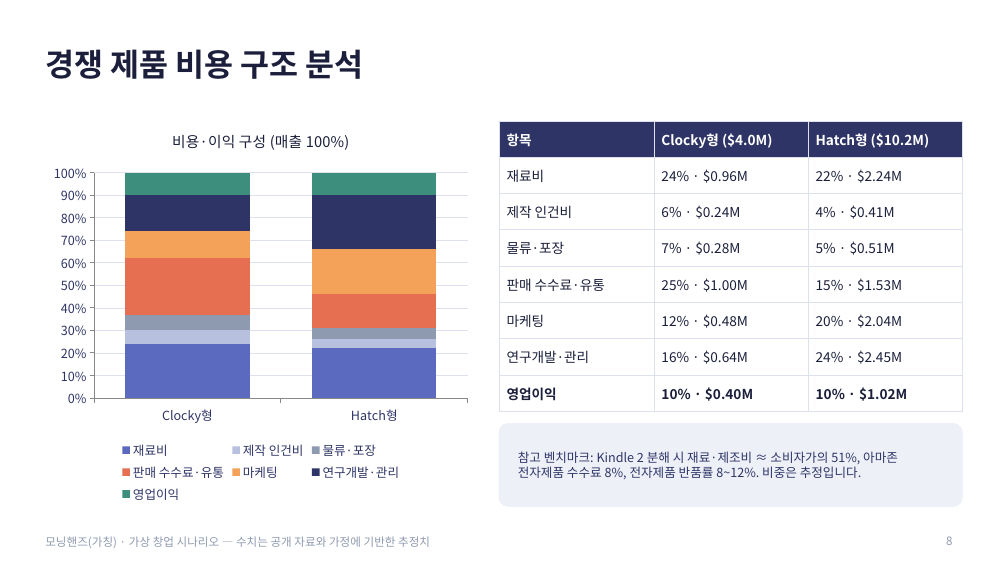
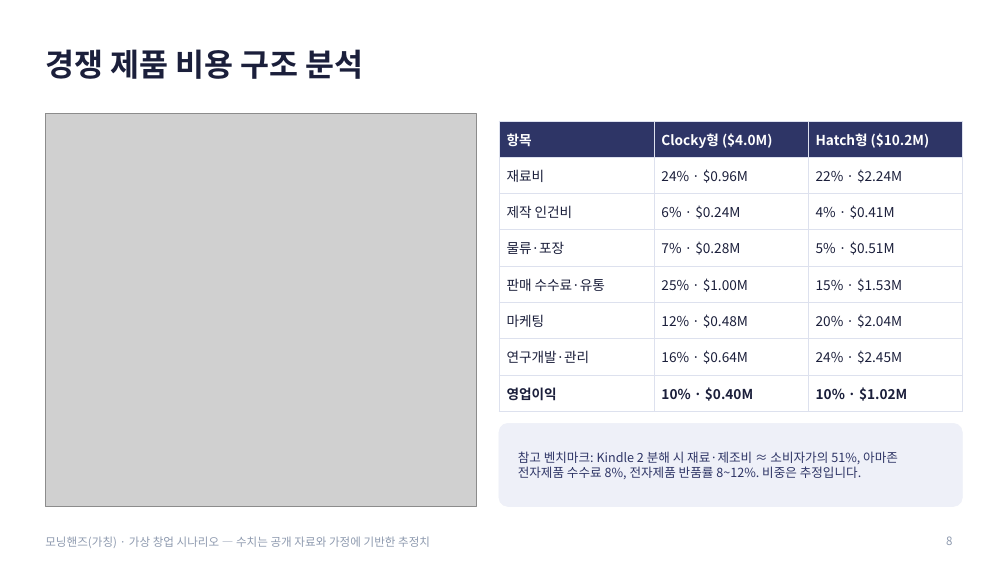
Before and after one commit to g975682-source/-, a slide deck: slide 8 of MorningHands_Business_Analysis.pptx. Drawn at 1008x567 pixels with LibreOffice and Linux fonts; fonts in the diff are those of the drawing; grey boxes stand for pictures. Boxes give left, top, right and bottom in pixels: in the first picture for what was removed or moved away, otherwise in the second. Text is boxed around its words. In the diff, an @@ line names an element or a change of style, - is before the commit and + after.

```diff
--- a/MorningHands_Business_Analysis.pptx
+++ b/MorningHands_Business_Analysis.pptx
@@ column stacked 100% chart removed at (45,113,476,507) @@
-title "비용·이익 구성 (매출 100%)"
-categories: Clocky형, Hatch형
-재료비: 24, 22
-제작 인건비: 6, 4
-물류·포장: 7, 5
-판매 수수료·유통: 25, 15
-마케팅: 12, 20
-연구개발·관리: 16, 24
-영업이익: 10, 10
@@ picture added at (45,113,476,507) @@
```
Also in this commit, not shown: 7 other slides changed.
